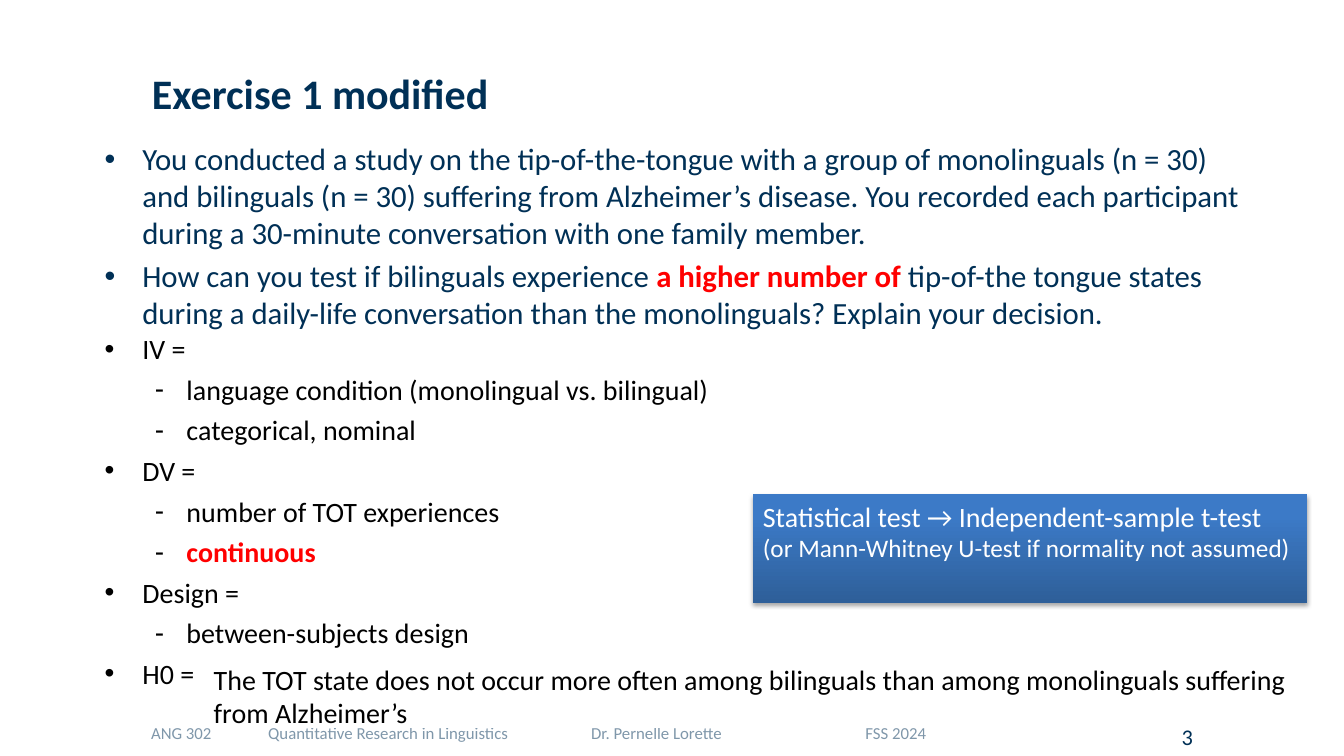
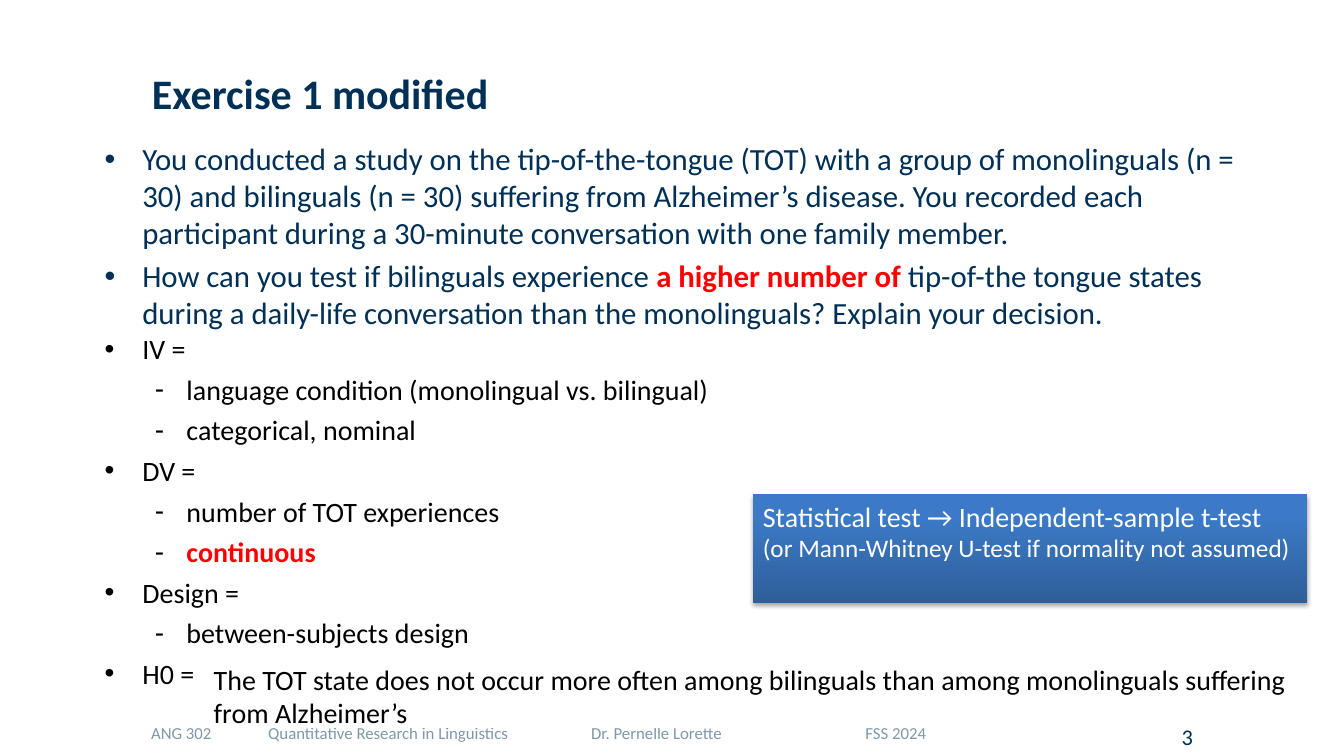
Before and after one commit to jgenette/Presentations, a slide deck: slide 3 of Mannheim/Stats/QRiL_11b_Exercises.pptx. Drawn at 1344x756 pixels with LibreOffice and Linux fonts; fonts in the diff are those of the drawing; background and template pictures are left out. Boxes give left, top, right and bottom in pixels: in the first picture for what was removed or moved away, otherwise in the second. Text is boxed around its words. In the diff, an @@ line names an element or a change of style, - is before the commit and + after.

```diff
--- a/Mannheim/Stats/QRiL_11b_Exercises.pptx
+++ b/Mannheim/Stats/QRiL_11b_Exercises.pptx
@@ text at box(142, 147, 1211, 250): text changed @@
-• You conducted a study on the tip-of-the-tongue with a group of monolinguals (n = 30) and bilinguals (n = 30) suffering from Alzheimer’s disease. You recorded each participant during a 30-minute conversation with one family member.
+• You conducted a study on the tip-of-the-tongue (TOT) with a group of monolinguals (n = 30) and bilinguals (n = 30) suffering from Alzheimer’s disease. You recorded each participant during a 30-minute conversation with one family member.
```
Also in this commit, not shown: 1 other slide changed, 1 other file.
